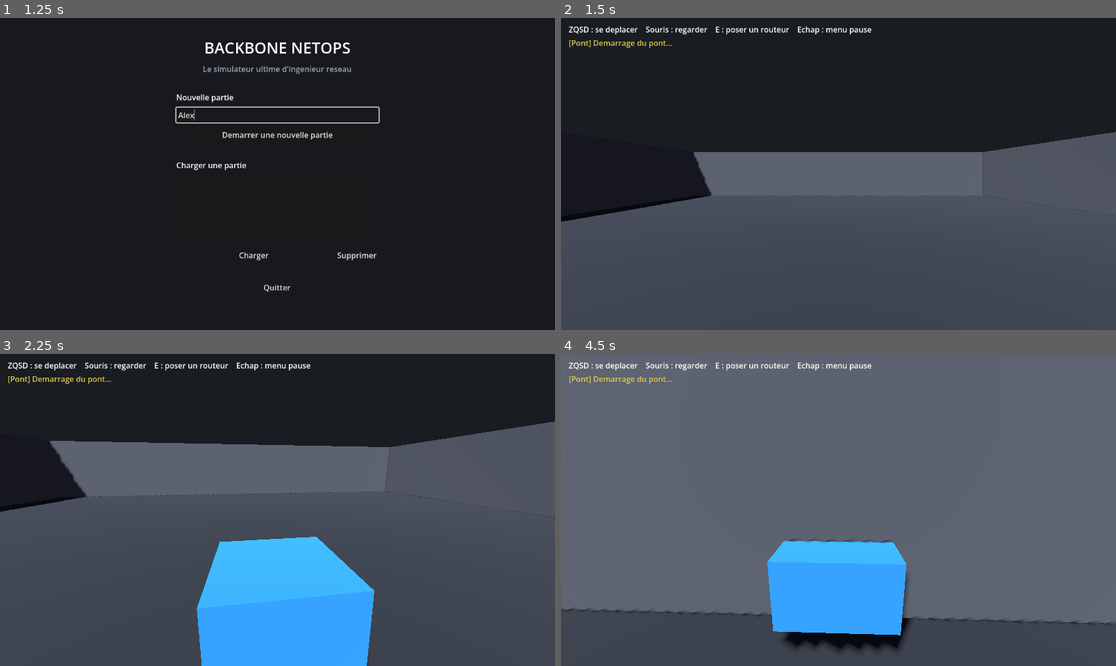
Above: before the commit, frames 1-4 (two rows, left to right).
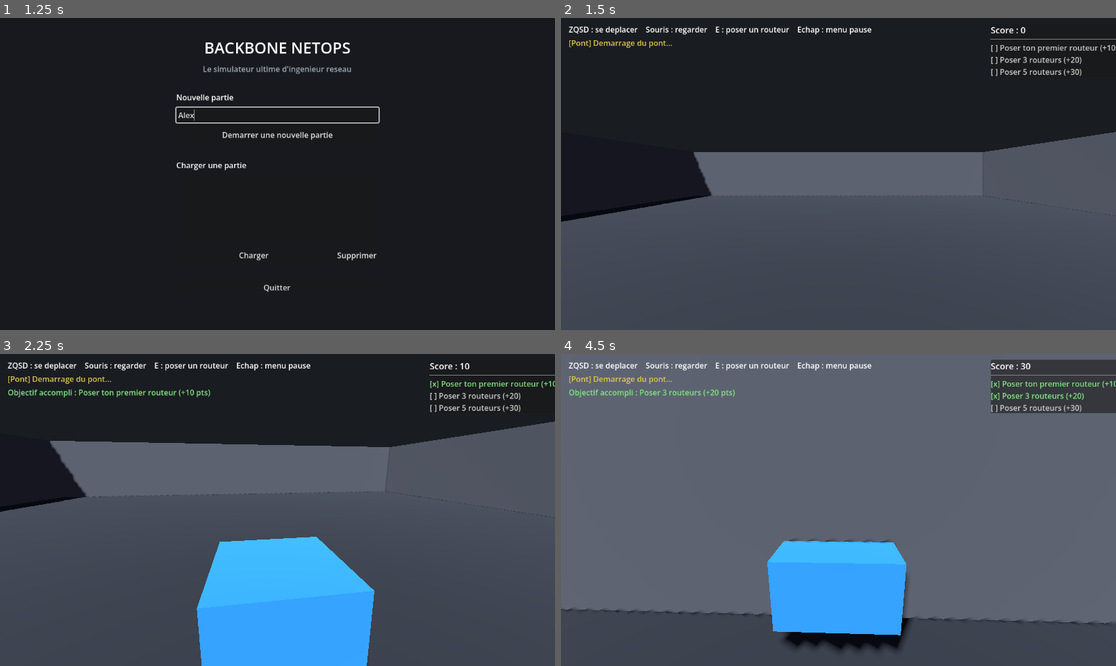
Above: after the commit, the same moments.

Repository: rme28/Backbone-NetOps
Game: Godot game, scene res://scenes/ui/menu.tscn
Same seed, same stepped clock (60 frames per second), same inputs: the game is played once before the commit and once after it. Before the commit the project starts from res://menu.tscn.
Inputs (mouse positions are in pixels of both pictures, inside the frame that each line leads up to):
- Up to frame 1 (1.25 s): click (277, 114) at 0.52 s; type "Alex" at 0.6 s
- Up to frame 2 (1.5 s): click "Demarrer une nouvelle partie" at 1.25 s
- Up to frame 3 (2.25 s): tap Enter at 2 s; move the mouse to (305, 510) at 2.02 s; hold W (move_forward) from 2.03 s (still down); hold E (interact) from 2.03 s (still down)
- Up to frame 4 (4.5 s): keep holding W (move_forward); move the mouse to (810, 510) at 2.77 s; release E (interact) at 2.78 s; tap E (interact) at 2.85, 4.35 s; move the mouse to (849, 503) at 3.52 s; hold E (interact) 3.53-4.28 s; move the mouse to (832, 516) at 4.27 s

Frame 1 is identical in both runs. In frame 2, 0.6% of the frame differs, in the area x 77-100%, y 2-19%; in frame 3, 1.0%; in frame 4, 4.1%, in the area x 1-100%, y 1-19%.

Commit message:
Restructure le projet pour la scalabilite + systeme d'objectifs/score
- game/ reorganise en scenes/ (world, player, ui) et scripts/ (core,
  network, player, world, ui, missions). Player extrait en scene
  reutilisable (scenes/player/player.tscn).
- bridge/ eclate en server.py (Flask/HTTP), commands.py (traduction des
  actions), packettracer.py (protocole bas niveau PTBuilder).
- Nouveau systeme d'objectifs (scripts/missions/objectives.gd, autoload
  Objectives) : catalogue declaratif, verification reactive sur le journal
  d'evenements, score et objectifs persistes dans la sauvegarde. Panneau
  UI en jeu (score + checklist), toast a l'accomplissement.
- MAJ de CHANGELOG.md et RELEASING.md.

Compilation validee en headless. Test fonctionnel du menu/objectifs en
jeu et test PT (clearTopology) a faire dans l'editeur.

Diff:
--- a/game/main.tscn
+++ /dev/null
@@ -1,21 +0,0 @@
-[gd_scene load_steps=4 format=3]
-
-[ext_resource type="Script" path="res://main.gd" id="1_main"]
-[ext_resource type="Script" path="res://player.gd" id="2_player"]
-
-[sub_resource type="CapsuleShape3D" id="cap_player"]
-radius = 0.4
-height = 1.8
-
-[node name="Main" type="Node3D"]
-script = ExtResource("1_main")
-
-[node name="Player" type="CharacterBody3D" parent="."]
-transform = Transform3D(1, 0, 0, 0, 1, 0, 0, 0, 1, 0, 1, 4)
-script = ExtResource("2_player")
-
-[node name="CollisionShape3D" type="CollisionShape3D" parent="Player"]
-shape = SubResource("cap_player")
-
-[node name="Camera3D" type="Camera3D" parent="Player"]
-transform = Transform3D(1, 0, 0, 0, 1, 0, 0, 0, 1, 0, 0.6, 0)
--- a/game/project.godot
+++ b/game/project.godot
@@ -11,13 +11,14 @@
 [application]
 
 config/name="Backbone NetOps"
-run/main_scene="res://menu.tscn"
+run/main_scene="res://scenes/ui/menu.tscn"
 config/features=PackedStringArray("4.7", "Forward Plus")
 
 [autoload]
 
-GameState="*res://game_state.gd"
-Bridge="*res://bridge_client.gd"
+GameState="*res://scripts/core/game_state.gd"
+Bridge="*res://scripts/network/bridge_client.gd"
+Objectives="*res://scripts/missions/objectives.gd"
 
 [input]
 
--- /dev/null
+++ b/game/scenes/player/player.tscn
@@ -0,0 +1,16 @@
+[gd_scene load_steps=2 format=3]
+
+[ext_resource type="Script" path="res://scripts/player/player.gd" id="1_player"]
+
+[sub_resource type="CapsuleShape3D" id="cap_player"]
+radius = 0.4
+height = 1.8
+
+[node name="Player" type="CharacterBody3D"]
+script = ExtResource("1_player")
+
+[node name="CollisionShape3D" type="CollisionShape3D" parent="."]
+shape = SubResource("cap_player")
+
+[node name="Camera3D" type="Camera3D" parent="."]
+transform = Transform3D(1, 0, 0, 0, 1, 0, 0, 0, 1, 0, 0.6, 0)
--- a/game/menu.tscn
+++ b/game/scenes/ui/menu.tscn
@@ -1,6 +1,6 @@
 [gd_scene load_steps=2 format=3]
 
-[ext_resource type="Script" path="res://menu.gd" id="1_menu"]
+[ext_resource type="Script" path="res://scripts/ui/menu.gd" id="1_menu"]
 
 [node name="Menu" type="Control"]
 layout_mode = 3
--- /dev/null
+++ b/game/scenes/world/server_room.tscn
@@ -0,0 +1,10 @@
+[gd_scene load_steps=3 format=3]
+
+[ext_resource type="Script" path="res://scripts/world/server_room.gd" id="1_room"]
+[ext_resource type="PackedScene" path="res://scenes/player/player.tscn" id="2_player"]
+
+[node name="ServerRoom" type="Node3D"]
+script = ExtResource("1_room")
+
+[node name="Player" parent="." instance=ExtResource("2_player")]
+transform = Transform3D(1, 0, 0, 0, 1, 0, 0, 0, 1, 0, 1, 4)
--- a/game/game_state.gd
+++ b/game/scripts/core/game_state.gd
@@ -15,12 +15,14 @@
 var save_name := ""
 var score := 0
 var events: Array = []
+var completed_objectives: Array = []
 
 
 func new_game(p_name: String) -> void:
 	save_name = p_name
 	score = 0
 	events.clear()
+	completed_objectives.clear()
 
 
 ## Enregistre un evenement dans le journal de la partie en cours.
@@ -40,6 +42,7 @@
 		"saved_at": Time.get_datetime_string_from_system(),
 		"score": score,
 		"events": events,
+		"completed_objectives": completed_objectives,
 	}
 
 
@@ -83,6 +86,9 @@
 	for e in dict.get("events", []):
 		if typeof(e) == TYPE_DICTIONARY:
 			events.append(e)
+	completed_objectives.clear()
+	for id in dict.get("completed_objectives", []):
+		completed_objectives.append(str(id))
 	print("[save] partie chargee : %s (%d evenements)" % [path, events.size()])
 	return true
 
--- /dev/null
+++ b/game/scripts/missions/objectives.gd
@@ -0,0 +1,96 @@
+extends Node
+## Systeme d'objectifs + score (autoload "Objectives").
+##
+## Les objectifs sont verifies sur la source de verite du jeu : le journal
+## d'evenements de GameState. Verification reactive (a chaque evenement
+## enregistre), pas besoin d'interroger Packet Tracer pour ce socle.
+## L'etat (objectifs accomplis, score) vit dans GameState et est donc
+## sauvegarde/recharge avec la partie.
+
+signal objective_completed(objective: Dictionary)
+signal objectives_changed
+
+
+## Definition declarative des objectifs. Chaque objectif :
+##   id       : identifiant stable (persiste dans la save)
+##   title    : texte affiche au joueur
+##   points   : score gagne
+##   check    : fonction (events: Array) -> bool
+var catalog: Array[Dictionary] = [
+	{
+		"id": "place_first_router",
+		"title": "Poser ton premier routeur",
+		"points": 10,
+		"check": func(events: Array) -> bool:
+			return _count_events(events, "place_device") >= 1,
+	},
+	{
+		"id": "place_three_routers",
+		"title": "Poser 3 routeurs",
+		"points": 20,
+		"check": func(events: Array) -> bool:
+			return _count_events(events, "place_device") >= 3,
+	},
+	{
+		"id": "place_five_routers",
+		"title": "Poser 5 routeurs",
+		"points": 30,
+		"check": func(events: Array) -> bool:
+			return _count_events(events, "place_device") >= 5,
+	},
+]
+
+
+func _ready() -> void:
+	GameState.event_recorded.connect(_on_event_recorded)
+
+
+## Objectifs accomplis (ids) - stockes dans GameState pour la persistance.
+func completed_ids() -> Array:
+	return GameState.completed_objectives
+
+
+func is_completed(id: String) -> bool:
+	return id in GameState.completed_objectives
+
+
+## Liste d'affichage pour l'UI : [{id, title, points, done}, ...] dans l'ordre du catalogue.
+func get_display_list() -> Array[Dictionary]:
+	var out: Array[Dictionary] = []
+	for obj in catalog:
+		out.append({
+			"id": obj["id"],
+			"title": obj["title"],
+			"points": obj["points"],
+			"done": is_completed(obj["id"]),
+		})
+	return out
+
+
+## Reevalue tous les objectifs (au chargement d'une partie et a chaque evenement).
+func evaluate() -> void:
+	var newly_completed := false
+	for obj in catalog:
+		if is_completed(obj["id"]):
+			continue
+		var check: Callable = obj["check"]
+		if check.call(GameState.events):
+			GameState.completed_objectives.append(obj["id"])
+			GameState.score += obj["points"]
+			newly_completed = true
+			objective_completed.emit(obj)
+			print("[objectifs] accompli : %s (+%d pts, score=%d)" % [obj["title"], obj["points"], GameState.score])
+	if newly_completed:
+		objectives_changed.emit()
+
+
+func _on_event_recorded(_event: Dictionary) -> void:
+	evaluate()
+
+
+static func _count_events(events: Array, type: String) -> int:
+	var n := 0
+	for e in events:
+		if e.get("type", "") == type:
+			n += 1
+	return n
--- a/game/menu.gd
+++ b/game/scripts/ui/menu.gd
@@ -2,7 +2,7 @@
 ## Menu principal : Nouvelle partie / Charger / Quitter.
 ## Construit entierement par code (aucune manip souris dans l'editeur).
 
-const GAME_SCENE := "res://main.tscn"
+const GAME_SCENE := "res://scenes/world/server_room.tscn"
 
 var _name_edit: LineEdit
 var _saves_list: ItemList
--- a/game/main.gd
+++ b/game/scripts/world/server_room.gd
@@ -4,7 +4,7 @@
 ## visuellement, envoye a Packet Tracer, et enregistre dans GameState pour la
 ## sauvegarde par rejeu. Au chargement d'une partie, les evenements sont rejoues.
 
-const MENU_SCENE := "res://menu.tscn"
+const MENU_SCENE := "res://scenes/ui/menu.tscn"
 
 var device_count := 0
 var _paused := false
@@ -14,6 +14,8 @@
 var _status_label: Label
 var _feedback_label: Label
 var _pause_menu: CanvasLayer
+var _score_label: Label
+var _objectives_list: VBoxContainer
 
 
 func _ready() -> void:
@@ -21,13 +23,20 @@
 	_build_environment()
 	_build_room()
 	_build_ui()
+	_build_objectives_panel()
 	_build_pause_menu()
 
 	Bridge.status_changed.connect(_on_bridge_status_changed)
 	Bridge.ensure_running()
 
+	Objectives.objective_completed.connect(_on_objective_completed)
+	Objectives.objectives_changed.connect(_refresh_objectives_panel)
+
 	# Reconstruit immediatement les visuels 3D depuis la sauvegarde (sans PT).
 	_rebuild_visuals_from_save()
+	# Rattrape les objectifs eventuellement ajoutes au catalogue depuis la sauvegarde.
+	Objectives.evaluate()
+	_refresh_objectives_panel()
 
 
 # --- Construction de la scene -------------------------------------------------
@@ -100,6 +109,49 @@
 	add_child(layer)
 
 
+func _build_objectives_panel() -> void:
+	var layer := CanvasLayer.new()
+	add_child(layer)
+
+	var panel := PanelContainer.new()
+	panel.set_anchors_preset(Control.PRESET_TOP_RIGHT)
+	panel.position = Vector2(-260, 12)
+	panel.custom_minimum_size = Vector2(240, 0)
+	layer.add_child(panel)
+
+	var vbox := VBoxContainer.new()
+	vbox.add_theme_constant_override("separation", 4)
+	panel.add_child(vbox)
+
+	_score_label = Label.new()
+	_score_label.add_theme_font_size_override("font_size", 18)
+	vbox.add_child(_score_label)
+
+	vbox.add_child(HSeparator.new())
+
+	_objectives_list = VBoxContainer.new()
+	_objectives_list.add_theme_constant_override("separation", 2)
+	vbox.add_child(_objectives_list)
+
+
+func _refresh_objectives_panel() -> void:
+	_score_label.text = "Score : %d" % GameState.score
+
+	for child in _objectives_list.get_children():
+		child.queue_free()
+
+	for obj in Objectives.get_display_list():
+		var row := Label.new()
+		var mark := "[x]" if obj["done"] else "[ ]"
+		row.text = "%s %s (+%d)" % [mark, obj["title"], obj["points"]]
+		row.modulate = Color(0.5, 0.9, 0.5) if obj["done"] else Color(0.8, 0.8, 0.8)
+		_objectives_list.add_child(row)
+
+
+func _on_objective_completed(objective: Dictionary) -> void:
+	_flash_feedback("Objectif accompli : %s (+%d pts)" % [objective["title"], objective["points"]])
+
+
 func _build_pause_menu() -> void:
 	_pause_menu = CanvasLayer.new()
 	_pause_menu.visible = false
Renamed: game/game_state.gd.uid -> game/scripts/core/game_state.gd.uid
Not shown, added: game/scripts/missions/objectives.gd.uid
Renamed: game/bridge_client.gd -> game/scripts/network/bridge_client.gd
Renamed: game/bridge_client.gd.uid -> game/scripts/network/bridge_client.gd.uid
Renamed: game/player.gd -> game/scripts/player/player.gd
Renamed: game/player.gd.uid -> game/scripts/player/player.gd.uid
Renamed: game/menu.gd.uid -> game/scripts/ui/menu.gd.uid
Renamed: game/main.gd.uid -> game/scripts/world/server_room.gd.uid
Not shown, changed: CHANGELOG.md
Not shown, changed: RELEASING.md
Not shown, changed: bridge/README.md
Not shown, added: bridge/commands.py
(and 2 more such lines)
